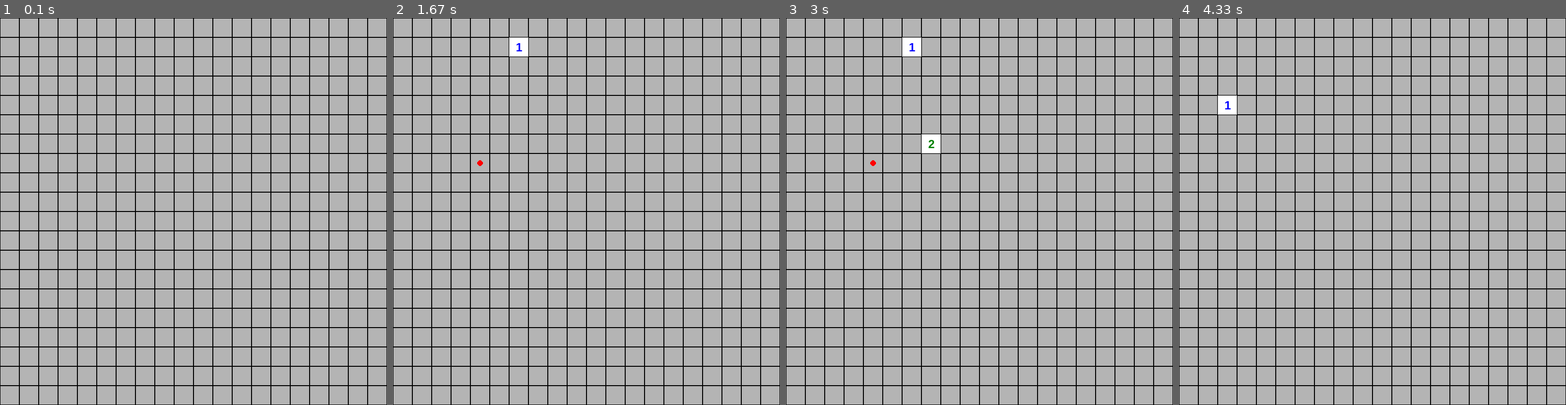
Above: before the commit, frames 1-4 (left to right).
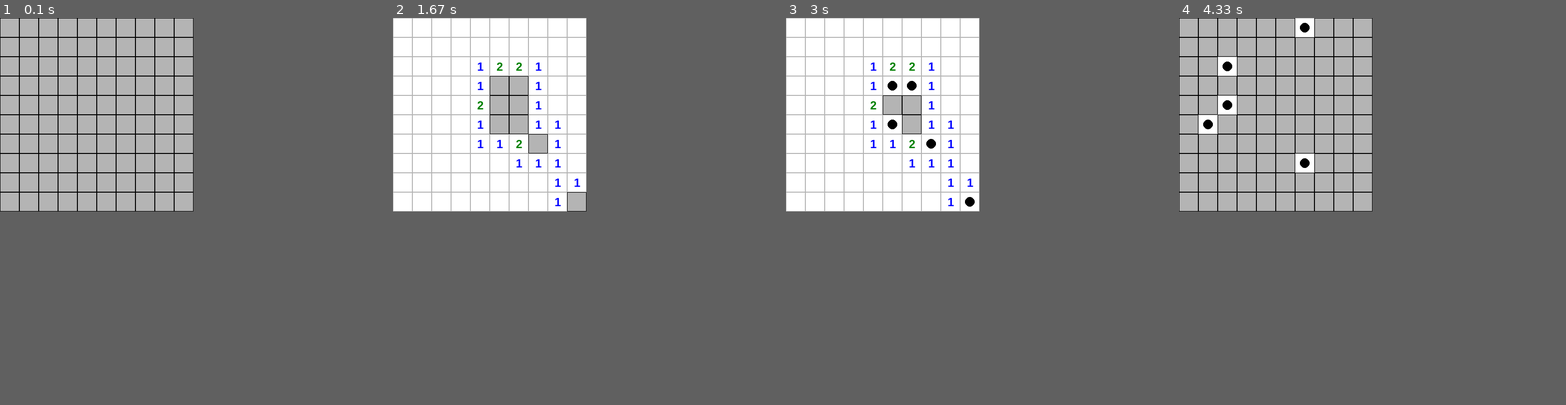
Above: after the commit, the same moments.

Repository: aolejarz-57990/Minesweeper
Game: pygame game, started from main.py
The game is run twice, just before and just after one commit, with the same random seed, the same clock (stepped at 60 frames per second) and the same inputs.
Inputs (mouse positions are in pixels of both pictures, inside the frame that each line leads up to):
- Up to frame 1 (0.1 s): no input
- Up to frame 2 (1.67 s): click (489, 114) at 0.38 s; hold R 0.67-1.13 s; move the mouse to (443, 114) at 0.7 s; click (516, 48) at 1.22 s; right-click (482, 165) at 1.55 s
- Up to frame 3 (3 s): click (933, 145) at 2.38 s
- Up to frame 4 (4.33 s): hold R 3-3.47 s; click (1213, 91) at 3.55 s; tap R at 3.83 s; click (1217, 103) at 4.22 s
In our replay, the window is 800x800 before the commit and 400x400 after it. These sizes can differ from the game's own. Grey fills any space a smaller window leaves; there, only what the larger window draws over its background counts as a difference.

The runs differ from the first frame. In frame 1, 7.3% of the frame differs, in the area x 0-100%, y 0-100%; in frame 2, 30%; in frame 3, 31%; in frame 4, 8.4%.

Commit message:
Refactor

Diff:
--- a/game.py
+++ b/game.py
@@ -12,10 +12,7 @@
         pygame.display.set_caption("Minesweeper")
 
         self.running = True
-        self.game_over = False
-        self.board = self.create_board()
-        self.place_mines()
-        self.count_neighbor_mines()
+        self.init_game()
 
     def draw_map(self):
         #rysuje pola
@@ -41,9 +38,9 @@
         clicked_cell = self.board[row][col]
 
         if button == 3:
-                if not clicked_cell.is_revealed:
-                    #Jeśli była False, staje się True. Jeśli była True, staje się False.
-                    clicked_cell.has_flag = not clicked_cell.has_flag
+            if not clicked_cell.is_revealed:
+                #Jeśli była False, staje się True. Jeśli była True, staje się False.
+                clicked_cell.has_flag = not clicked_cell.has_flag
 
         elif button == 1:
             # Blokuje możliwość odkrycia pola, jeśli jest na nim flaga
@@ -63,8 +60,6 @@
                     self.board[row][col].is_revealed = True
 
     def run(self):
-        #zeby sprawdzic liczbe kafelkow
-        self.check_win()
 
         while self.running:
             for event in pygame.event.get():
@@ -79,7 +74,7 @@
 
                 if event.type == pygame.KEYDOWN:
                     if event.key == pygame.K_r:
-                        self.reset_game()
+                        self.init_game()
 
             self.screen.fill(WHITE)
             self.draw_map()
@@ -145,16 +140,17 @@
 
 
     def reveal_empty_cells(self, row, col):
-        clicked_cell = self.board[row][col]
+        cell = self.board[row][col]
 
         #jeśli pole jest odkryte lub ma flage - przerwanie
-        if clicked_cell.is_revealed or clicked_cell.has_flag:
+        if cell.is_revealed or cell.has_flag:
             return
 
-        clicked_cell.is_revealed = True
+        cell.is_revealed = True
+        self.remaining -= 1
 
         #jeśli komórka sąsiaduje z miną(ma cyferke), fala ma się zatrzymać
-        if clicked_cell.neighbor_mines > 0:
+        if cell.neighbor_mines > 0:
             return
 
         for row_offset in [-1, 0, 1]:
@@ -167,26 +163,19 @@
 
 
     def check_win(self):
-        revealed_count = 0
-
-        for row in range(ROWS):
-            for col in range(COLS):
-                if self.board[row][col].is_revealed and not self.board[row][col].has_mine:
-                    revealed_count += 1
-
-        safe_cells = (ROWS * COLS) - MINES_COUNT
-        remaining = safe_cells - revealed_count # Obliczamy ile zostało
-
-        if remaining == 0:
+        if self.remaining == 0:
             self.game_over = True
             pygame.display.set_caption("WYGRANA! Wciśnij 'R', aby zagrać ponownie.")
         else:
-            pygame.display.set_caption(f"Minesweeper | Pozostało do odkrycia: {remaining}")
+            self.display_remmaning_cells()
 
-
-    def reset_game(self):
+    def init_game(self):
         self.game_over = False
         self.board = self.create_board()
         self.place_mines()
         self.count_neighbor_mines()
-        self.check_win()
+        self.remaining = ROWS * COLS - MINES_COUNT
+        self.display_remmaning_cells()
+
+    def display_remmaning_cells(self):
+        pygame.display.set_caption(f"Minesweeper | Pozostało do odkrycia: {self.remaining}")
--- a/main.py
+++ b/main.py
@@ -1,7 +1,4 @@
 from game import Game
-
-
-
 
 if __name__ == "__main__":
     game = Game()
--- a/settings.py
+++ b/settings.py
@@ -1,5 +1,5 @@
-ROWS = 20
-COLS = 20
+ROWS = 10
+COLS = 10
 
 CELL_SIZE = 40
 
@@ -28,4 +28,4 @@
     8: BLACK
 }
 
-MINES_COUNT = 40
+MINES_COUNT = 5
